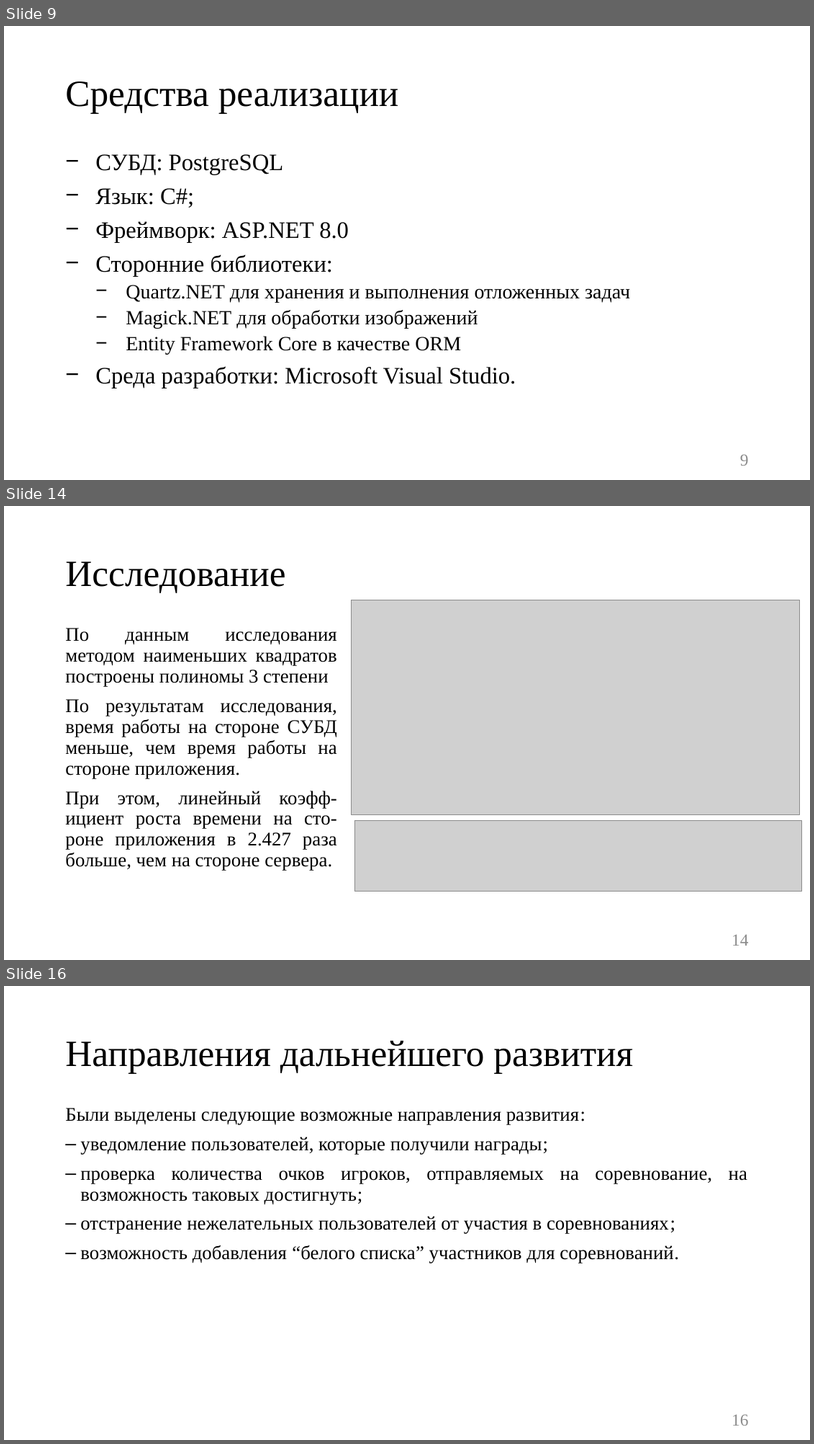
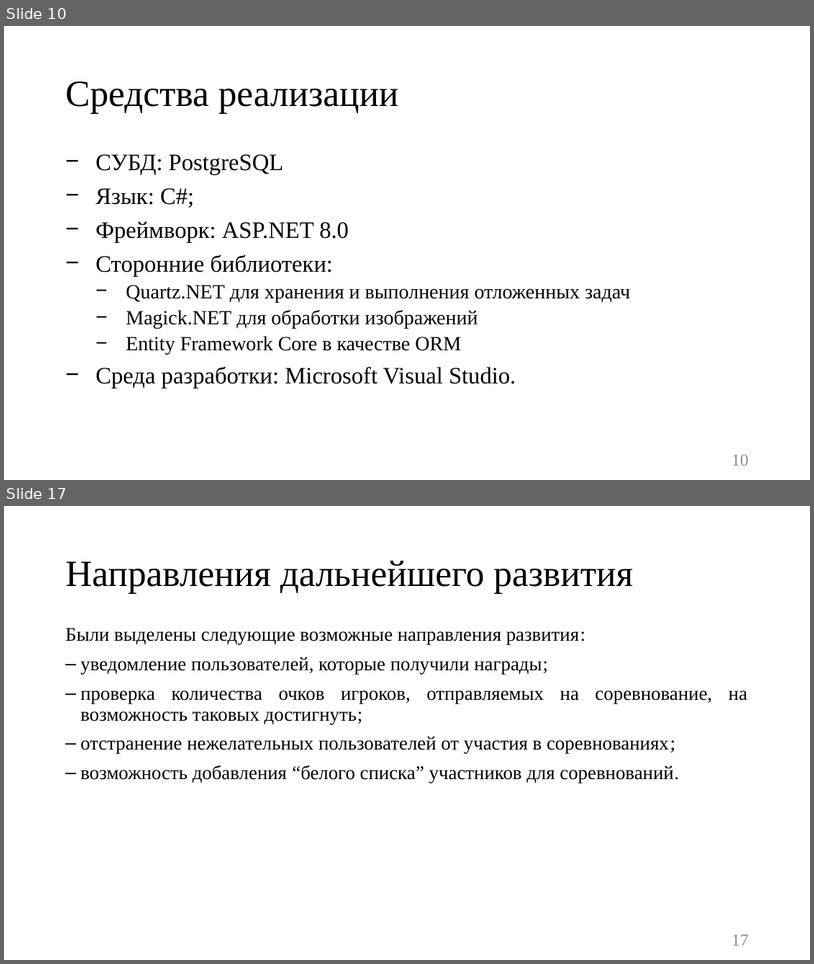
Before and after one commit to Kukushenok/competitive-math-game, a slide deck: docs/presentation.pptx. Shown one above the other, each under a label of ours: slides 9, 14 and 16 before the commit, slides 10 and 17 after it; the slides between them are not shown. The pictures are 814x1444 and 814x964 pixels, drawn with LibreOffice and Linux fonts; fonts in the diff are those of the drawing; grey boxes stand for pictures. Boxes give left, top, right and bottom in pixels: in the first picture for what was removed or moved away, otherwise in the second. Text is boxed around its words. In the diff, an @@ line names an element or a change of style, - is before the commit and + after.

```diff
--- a/docs/presentation.pptx
+++ b/docs/presentation.pptx
@@ slide 14 removed at [4,506,810,960], background #FFFFFF @@
@@ title removed at [65,561,286,593] @@
-Исследование
@@ picture removed at [352,600,800,815] @@
@@ text removed at [65,628,337,870] @@
-По данным исследования методом наименьших квадратов построены полиномы 3 степени
-По результатам исследования, время работы на стороне СУБД меньше, чем время работы на стороне приложения.
-При этом, линейный коэфф-ициент роста времени на сто-роне приложения в 2.427 раза больше, чем на стороне сервера.
@@ picture removed at [355,821,802,891] @@
@@ page number removed at [732,934,748,945] @@
-14
@@ what was slide 9 is now slide 10 @@
@@ page number at [732,454,748,465]: text changed @@
-9
+10
@@ what was slide 16 is now slide 17 @@
@@ page number at [732,934,748,945]: text changed @@
-16
+17
```
Also in this commit, not shown: 7 slides changed, 2 slides added, 16 other files.
